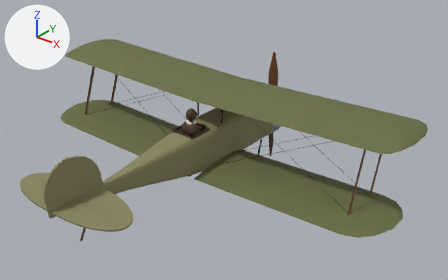
What one commit did to the glTF model public/models/sopwith_pup.glb.
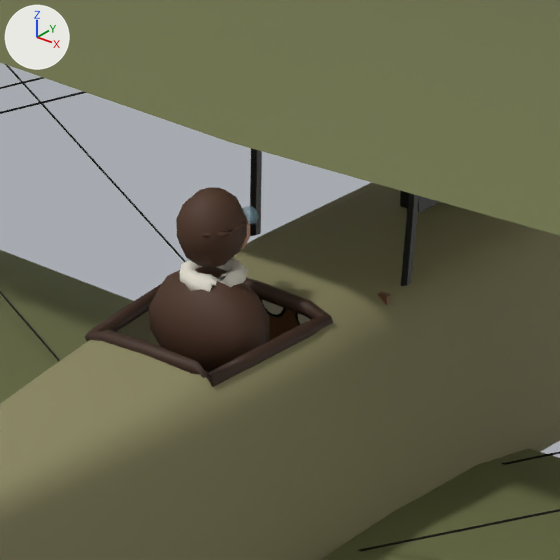
There are two pictures of each version: one whole from a 50 mm lens placed at (7.15, -8.91, 5.36), pointed at (0.53, -0.63, 0.22), one close up on the part from 35% to 55% of the width and 28% to 60% of the height. Lighting does not change. The marker at upper left points along +X, +Y and +Z. The last two pictures show the newer version. Where no turn or scale is listed for an object, it has been applied to the vertices. Vertices at exactly the same position are counted once.

Before the edit, the objects in view are built like this:
```python
me_gauge_rpm = bpy.data.meshes.new('Gauge_RPM')
me_gauge_rpm.from_pydata(...)  # 21 vertices, 20 faces; spans x -0.05..0.05, y 0.0, z -0.05..0.05
me_gauge_rpm.materials.append(mat_gauge)  # pale yellow #e8e0c8
me_pilot_figure = bpy.data.meshes.new('Pilot_Figure')
me_pilot_figure.from_pydata(...)  # 304 vertices, 588 faces; spans x -0.205..0.205, y -1.1..-0.82, z 0.242..0.832
# faces by material slot: [312, 120, 56, 100]
me_pilot_figure.materials.append(mat_pilot)  # brown #4a2f1d
me_pilot_figure.materials.append(mat_skin)  # brown #c99577
me_pilot_figure.materials.append(mat_glass)  # cyan #9fc7d8
me_pilot_figure.materials.append(mat_cloth)  # white #e9e4d6
me_wires = bpy.data.meshes.new('Wires')
me_wires.from_pydata(...)  # 48 vertices, 64 faces; spans x -3.31..3.31, y -0.78..0.38, z -0.31..1.07
me_wires.materials.append(mat_metal)  # black #2b2b2a
ob_gauge_rpm = bpy.data.objects.new('Gauge_RPM', me_gauge_rpm)
ob_gauge_rpm.location = (-0.14, -0.523, 0.284)
ob_pilot_figure = bpy.data.objects.new('Pilot_Figure', me_pilot_figure)
ob_pilot_figure.location = (0.0, 0.0, 0.0)
ob_wires = bpy.data.objects.new('Wires', me_wires)
ob_wires.location = (0.0, 0.0, 0.0)
# also in view: 'Coaming' at (0.0, -0.99, 0.42); 'Fuselage' at (0.0, -1.35, 0.0); 'Wing_Upper_L' at (-2.02, -0.09, 1.06); 'Wing_Lower_R' at (2.19, -0.53, -0.29); 'Wing_Lower_L' at (-2.19, -0.53, -0.29)
```
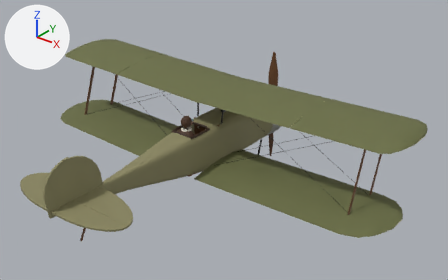
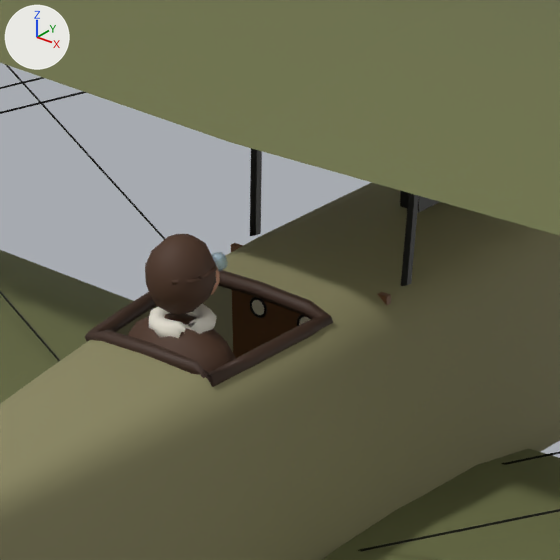
Location of each change, (x1, y1, x2, y2) in pixels of the close-ups (560 x 560 px):
'Pilot_Figure', moved: before (149, 187, 270, 373); after (127, 234, 236, 373)
'Gauge_RPM', moved (not visible afterwards): before (262, 300, 283, 314)

What the commit changed:
me_pilot_figure is used by ob_pilot_figure; location (0.0, 0.0, 0.0).
me_pilot_figure had 304 vertices, 588 faces and spanned x -0.205..0.205, y -1.1..-0.82, z 0.242..0.832.
me_pilot_figure now has 304 vertices, 588 faces and spans x -0.205..0.205, y -1.24..-0.96, z 0.142..0.732.
me_pilot_figure part 1: the whole mesh is moved by (0.0, -0.14, -0.1).
Object 'Gauge_RPM' (ob_gauge_rpm) moves from (-0.14, -0.523, 0.284) to (-0.14, -0.523, 0.349).
